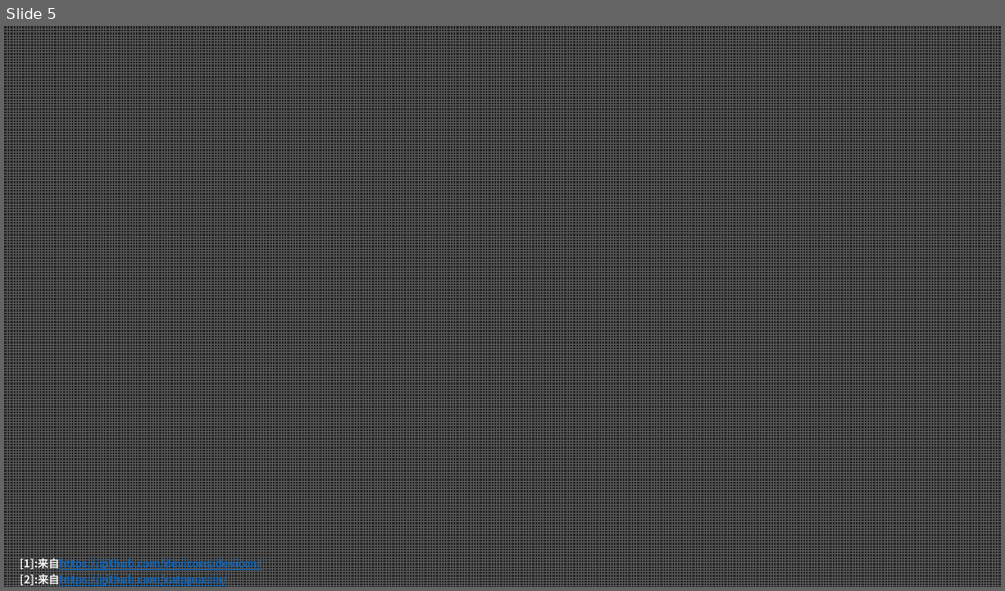
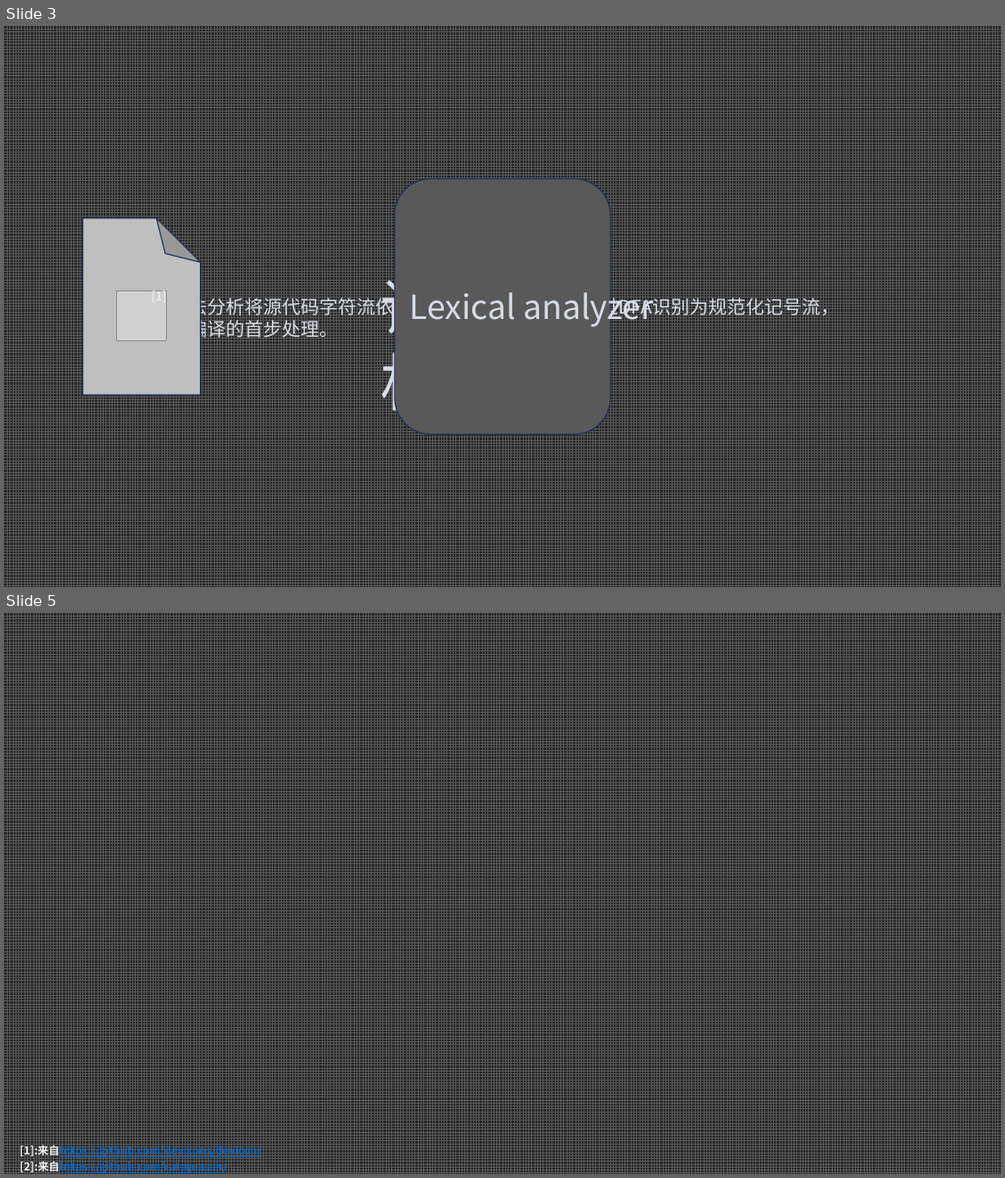
Before and after one commit to Focasius/Focasius, a slide deck: Vol.0/Vol-0.pptx. Shown one above the other, each under a label of ours: slide 5 before the commit, slides 3 and 5 after it; the slides between them are not shown. The pictures are 1005x591 and 1005x1178 pixels, drawn with LibreOffice and Linux fonts; fonts in the diff are those of the drawing; grey boxes stand for pictures. Boxes give left, top, right and bottom in pixels: in the first picture for what was removed or moved away, otherwise in the second. Text is boxed around its words. In the diff, an @@ line names an element or a change of style, - is before the commit and + after.

```diff
--- a/Vol.0/Vol-0.pptx
+++ b/Vol.0/Vol-0.pptx
@@ slide 3 added at (4,26,1001,587), background pattern #595959 on #262626 @@
@@ rounded rectangle added at (395,178,610,434), fill #595959, outline #1E3256 1 pt @@
@@ folded corner added at (82,218,200,394), fill #BFBFBF, outline #1E3256 1 pt @@
@@ picture added at (117,290,167,341) @@
@@ text added at (152,290,167,304), 20 pt, text #F2F2F2 @@
+[1]
@@ text added at (170,267,840,420), 18 pt, text #D6DCE5 @@
+词法分析将源代码字符流依据正则规则扫描过滤，通过DFA识别为规范化记号流，是编译的首步处理。
@@ text added at (409,286,653,328), 32 pt, text #D6DCE5 @@
+Lexical analyzer
@@ text added at (170,295,840,318), 60 pt, text #D6DCE5 @@
+词法分析
```
Also in this commit, not shown: 2 slides changed, 1 other slide added, 2 slides removed, 1 other file.
